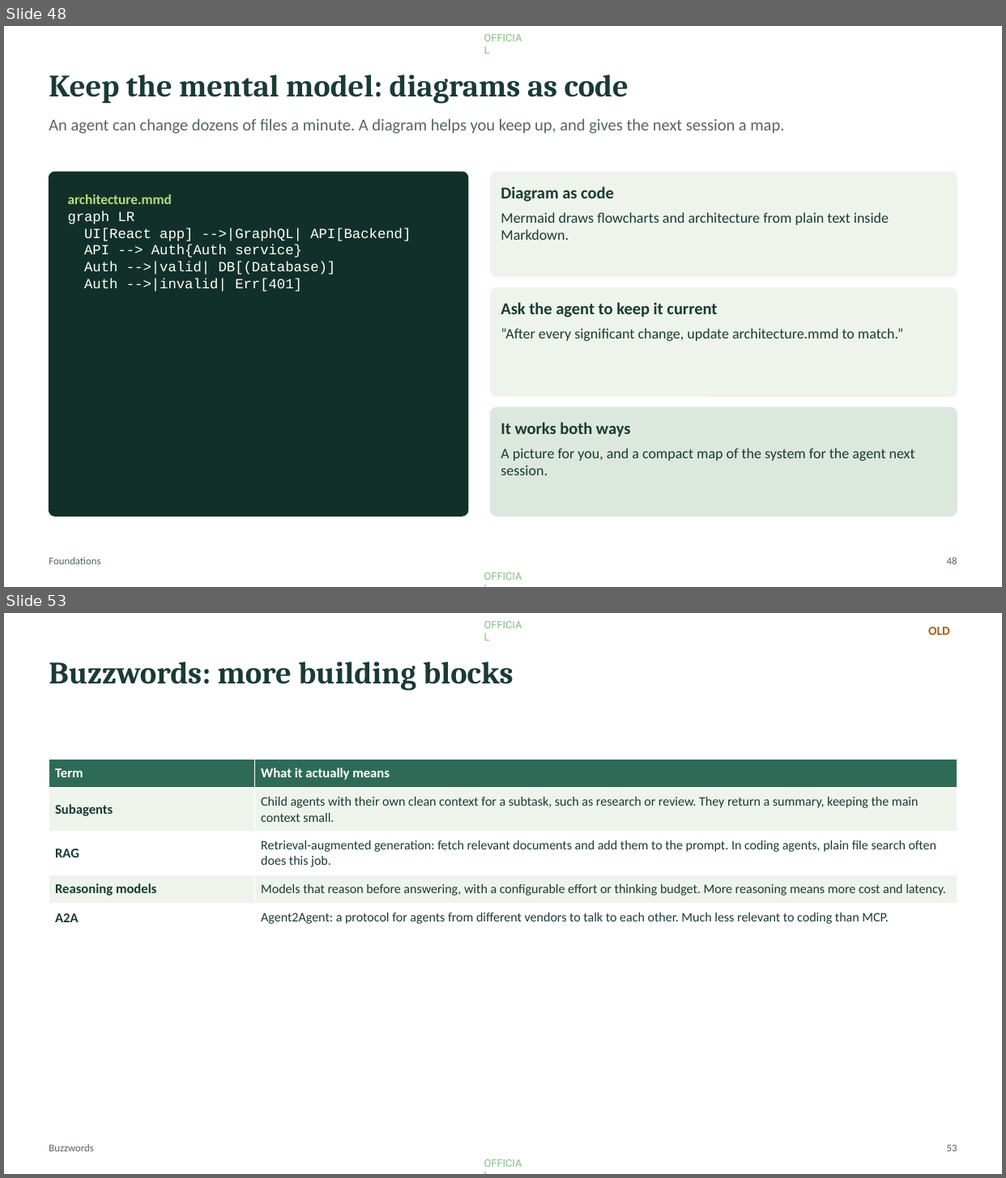
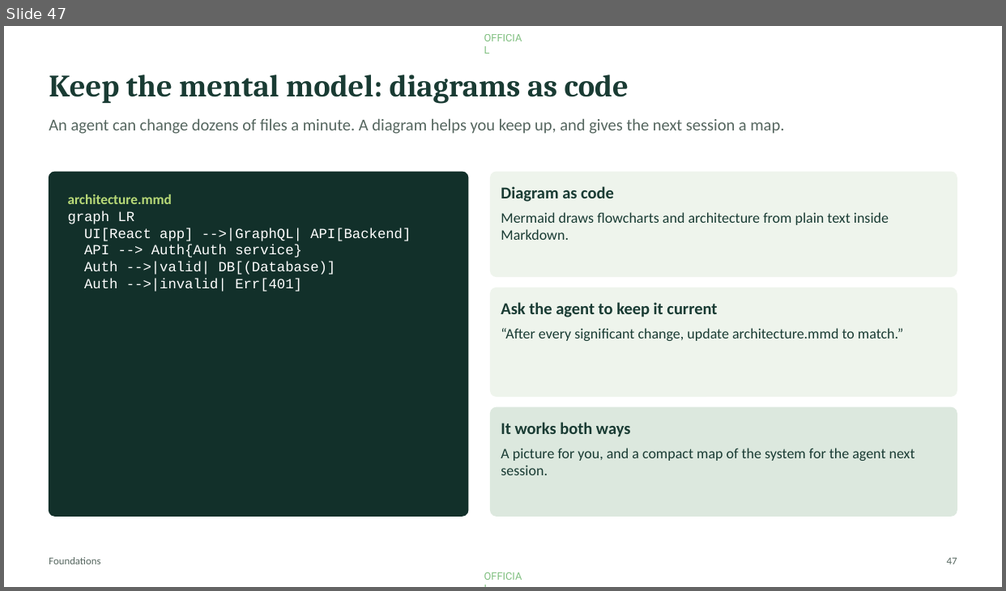
Before and after one commit to Moshe36/ai-developer-toolkit, a slide deck: workshop/agentic-workshop.pptx. Shown one above the other, each under a label of ours: slides 48 and 53 before the commit, slide 47 after it; the slides between them are not shown. The pictures are 1006x1178 and 1006x591 pixels, drawn with LibreOffice and Linux fonts; fonts in the diff are those of the drawing. Boxes give left, top, right and bottom in pixels: in the first picture for what was removed or moved away, otherwise in the second. Text is boxed around its words. In the diff, an @@ line names an element or a change of style, - is before the commit and + after.

```diff
--- a/workshop/agentic-workshop.pptx
+++ b/workshop/agentic-workshop.pptx
@@ slide 53 removed at [4,613,1002,1174], background #FFFFFF; not listed: 2 template elements that a slide beside it also shows @@
@@ text removed at [928,627,950,635] @@
-OLD
@@ text removed at [49,662,513,691] @@
-Buzzwords: more building blocks
@@ table removed at [49,759,957,933], 5 rows, 2 columns @@
-Term | What it actually means
-Subagents | Child agents with their own clean context for a subtask, such as research or review. They return a summary, keeping the main context small.
-RAG | Retrieval-augmented generation: fetch relevant documents and add them to the prompt. In coding agents, plain file search often does this job.
-Reasoning models | Models that reason before answering, with a configurable effort or thinking budget. More reasoning means more cost and latency.
-A2A | Agent2Agent: a protocol for agents from different vendors to talk to each other. Much less relevant to coding than MCP.
@@ text removed at [49,1144,93,1152] @@
-Buzzwords
@@ page number removed at [947,1144,957,1152] @@
-53
@@ what was slide 48 is now slide 47 @@
@@ page number at [947,558,957,565]: text changed @@
-48
+47
```
Also in this commit, not shown: 9 slides changed, 25 slides added, 15 other slides removed, 2 other files.
